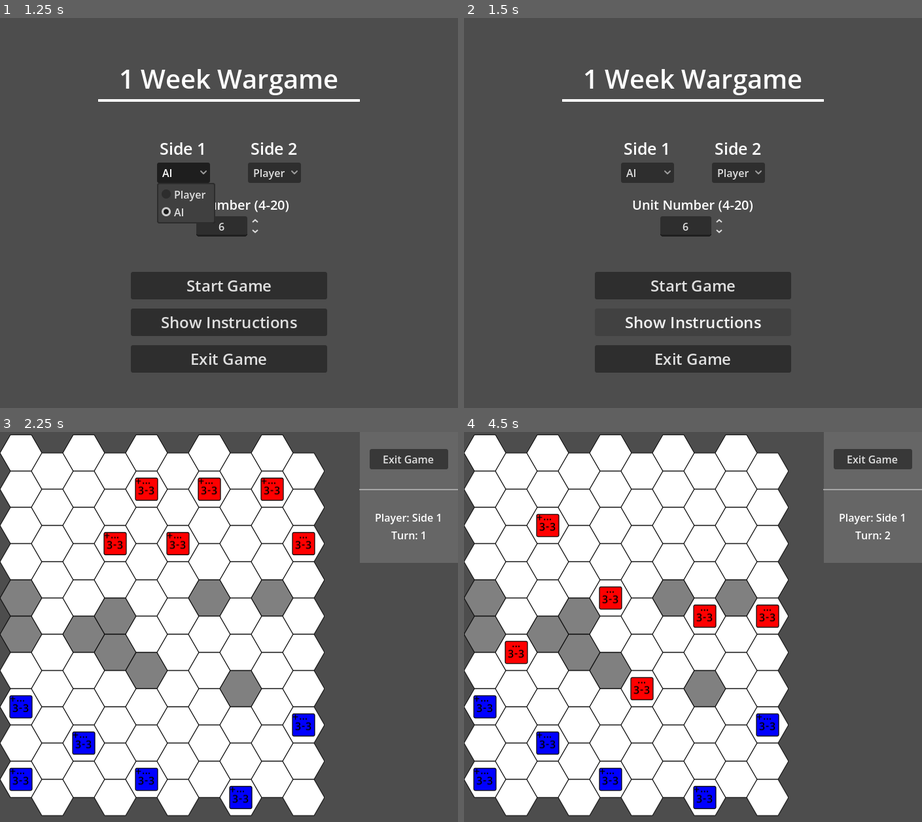
Above: before the commit, frames 1-4 (two rows, left to right).
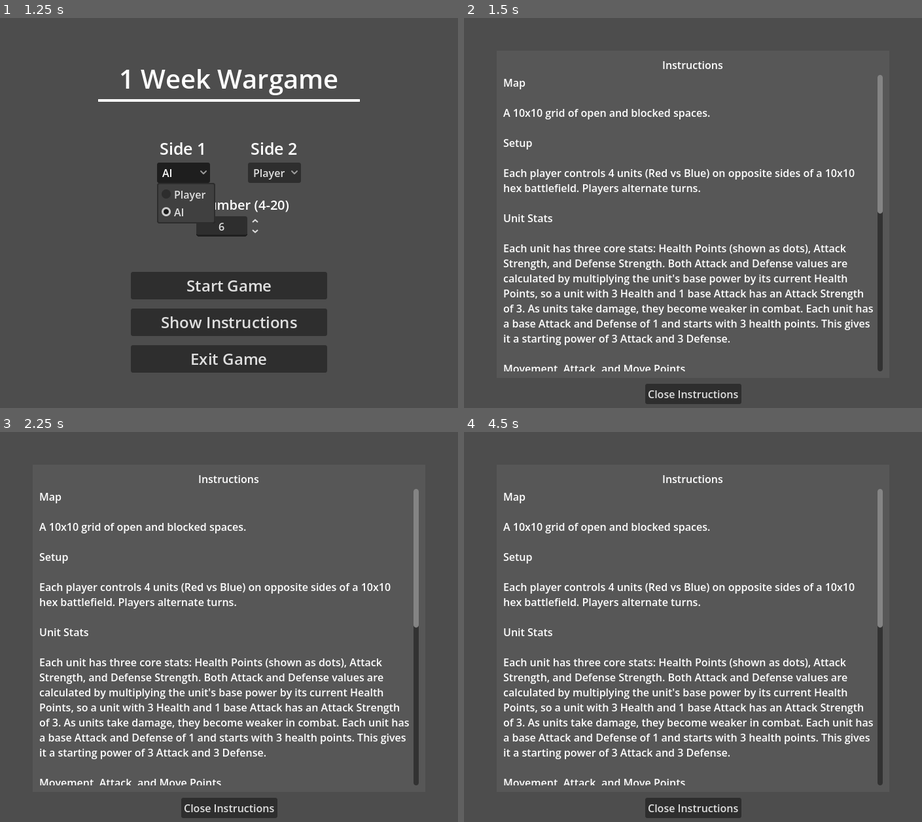
Above: after the commit, the same moments.

Repository: Bly7/1-week-wargame
Game: Godot game, scene res://Menu/StartMenu.tscn
Two runs of this game, one before a commit and one after it. Both use one fixed random seed, a clock stepped at 60 frames per second and the inputs below.
Inputs (mouse positions are in pixels of both pictures, inside the frame that each line leads up to):
- Up to frame 1 (1.25 s): click "AI" at 0.5 s
- Up to frame 2 (1.5 s): click "Show Instructions" at 1.25 s
- Up to frame 3 (2.25 s): click (229, 701) at 2 s, where only the run before the commit has a clickable "Start Game"
- Up to frame 4 (4.5 s): move the mouse to (793, 607) at 2.77 s; click (793, 607) at 2.92 s; click (871, 545) at 3.5 s, where only the run before the commit has a clickable "End Turn"; move the mouse to (601, 646) at 4.27 s; click (601, 646) at 4.42 s

Frame 1 is identical in both runs. In frame 2, 17% of the frame differs, in the area x 8-92%, y 11-99%; in frame 3, 67%; in frame 4, 67%, in the area x 0-100%, y 0-99%.

Commit message:
Add instruction popup to start menu
Introduced an InstructionPopup scene and script to display game instructions from the start menu. Updated StartMenu to handle showing and hiding the popup, and adjusted UI to include the new popup. Also changed the 'Exit Game' button in the end turn UI to 'Back To Menu'.

Diff:
--- /dev/null
+++ b/Menu/InstructionPopup/InstructionPopup.gd
@@ -0,0 +1,20 @@
+extends Control
+
+var just_closed: bool = false
+
+func openInstructions() -> void:
+	self.visible = true
+	just_closed = false
+
+func closeInstructions() -> void:
+	self.visible = false
+	just_closed = true
+
+
+func getJustClosed() -> bool:
+	var output = just_closed
+	just_closed = false
+	return output
+
+func _on_close_button_pressed() -> void:
+	closeInstructions()
--- /dev/null
+++ b/Menu/InstructionPopup/InstructionPopup.tscn
@@ -0,0 +1,96 @@
+[gd_scene format=3 uid="uid://t40d56y85vkm"]
+
+[ext_resource type="Script" uid="uid://752g5vxb3kqo" path="res://Menu/InstructionPopup/InstructionPopup.gd" id="1_cslbv"]
+
+[node name="InstructionPopup" type="Control" unique_id=1067834954]
+layout_mode = 3
+anchors_preset = 15
+anchor_right = 1.0
+anchor_bottom = 1.0
+grow_horizontal = 2
+grow_vertical = 2
+script = ExtResource("1_cslbv")
+
+[node name="MarginContainer" type="MarginContainer" parent="." unique_id=1757984142]
+layout_mode = 1
+anchors_preset = 15
+anchor_right = 1.0
+anchor_bottom = 1.0
+grow_horizontal = 2
+grow_vertical = 2
+theme_override_constants/margin_left = 50
+theme_override_constants/margin_top = 50
+theme_override_constants/margin_right = 50
+theme_override_constants/margin_bottom = 50
+
+[node name="BackgroundColorRect" type="ColorRect" parent="MarginContainer" unique_id=955989969]
+layout_mode = 2
+color = Color(0.3403393, 0.34033933, 0.34033936, 1)
+
+[node name="InstructionsPage1" type="Control" parent="MarginContainer" unique_id=852827205]
+layout_mode = 2
+
+[node name="MarginContainer" type="MarginContainer" parent="MarginContainer/InstructionsPage1" unique_id=280704415]
+layout_mode = 1
+anchors_preset = 15
+anchor_right = 1.0
+anchor_bottom = 1.0
+grow_horizontal = 2
+grow_vertical = 2
+theme_override_constants/margin_left = 10
+theme_override_constants/margin_top = 10
+theme_override_constants/margin_right = 10
+theme_override_constants/margin_bottom = 10
+
+[node name="VBoxContainer" type="VBoxContainer" parent="MarginContainer/InstructionsPage1/MarginContainer" unique_id=50949316]
+layout_mode = 2
+
+[node name="Label" type="Label" parent="MarginContainer/InstructionsPage1/MarginContainer/VBoxContainer" unique_id=233918565]
+layout_mode = 2
+text = "Instructions"
+horizontal_alignment = 1
+vertical_alignment = 1
+
+[node name="RichTextLabel" type="RichTextLabel" parent="MarginContainer/InstructionsPage1/MarginContainer/VBoxContainer" unique_id=728045367]
+layout_mode = 2
+size_flags_vertical = 3
+text = "Map
+
+A 10x10 grid of open and blocked spaces.
+
+Setup
+
+Each player controls 4 units (Red vs Blue) on opposite sides of a 10x10 hex battlefield. Players alternate turns.
+
+Unit Stats
+
+Each unit has three core stats: Health Points (shown as dots), Attack Strength, and Defense Strength. Both Attack and Defense values are calculated by multiplying the unit's base power by its current Health Points, so a unit with 3 Health and 1 base Attack has an Attack Strength of 3. As units take damage, they become weaker in combat. Each unit has a base Attack and Defense of 1 and starts with 3 health points. This gives it a starting power of 3 Attack and 3 Defense.
+
+Movement, Attack, and Move Points
+
+Every unit starts each turn with 2 Move Points. Each point allows it to move 1 hex. A unit cannot move onto a blocked space. If a unit has any Move Points remaining, it can attack, allowing a unit to move 1 space and then attack. However, attacking consumes all remaining Move Points, preventing further movement.
+
+Combat Resolution
+
+Combat occurs between adjacent units. When you attack, both attacker and defender roll a six-sided die and add their respective Strength values. If the attack roll beats the defense roll, the target loses 1 Health Point. If the attack fails, nothing happens, unless the defender hasn't moved yet, in which case it immediately counterattacks using the same combat rules. Units that haven't moved this turn gain a +1 Defense bonus. When a unit's Health reaches zero, it's destroyed. If the attacker destroys a defender, the attacking unit advances into the now-empty hex.
+
+Victory
+
+Eliminate all enemy units to win the battle. Positioning and timing are critical, protect injured units, use unmoved units to defend key positions, and strike when the odds favor you."
+
+[node name="CloseButton" type="Button" parent="." unique_id=1218548532]
+layout_mode = 1
+anchors_preset = 7
+anchor_left = 0.5
+anchor_top = 1.0
+anchor_right = 0.5
+anchor_bottom = 1.0
+offset_left = -57.0
+offset_top = -41.0
+offset_right = 57.0
+offset_bottom = -10.0
+grow_horizontal = 2
+grow_vertical = 0
+text = "Close Instructions"
+
+[connection signal="pressed" from="CloseButton" to="." method="_on_close_button_pressed"]
--- a/Menu/StartMenu.gd
+++ b/Menu/StartMenu.gd
@@ -1,10 +1,17 @@
 extends Control
 
+@onready var start_menu_control = $StartMenuControl
+@onready var instruction_popup = $InstructionPopup
 
 func _ready():
 	GlobalSettings.resetSettings()
 	pass # Replace with function body.
 
+
+func _process(delta: float) -> void:
+	# Check if instruction popup was just closed
+	if instruction_popup.getJustClosed():
+		start_menu_control.visible = true
 
 # Changes scene to main game scene
 func startGame():
@@ -20,7 +27,8 @@
 	get_tree().quit()
 
 func _on_instructions_button_pressed() -> void:
-	pass # Replace with function body.
+	start_menu_control.visible = false
+	instruction_popup.openInstructions()
 
 func _on_start_game_button_pressed() -> void:
 	startGame()
--- a/Menu/StartMenu.tscn
+++ b/Menu/StartMenu.tscn
@@ -1,6 +1,7 @@
-[gd_scene load_steps=4 format=3 uid="uid://y7m4kx40o418"]
+[gd_scene load_steps=5 format=3 uid="uid://y7m4kx40o418"]
 
 [ext_resource type="Script" uid="uid://cx3t41360skc5" path="res://Menu/StartMenu.gd" id="1_8pdbv"]
+[ext_resource type="PackedScene" uid="uid://t40d56y85vkm" path="res://Menu/InstructionPopup/InstructionPopup.tscn" id="2_qn8y5"]
 
 [sub_resource type="StyleBoxLine" id="StyleBoxLine_8pdbv"]
 color = Color(1, 1, 1, 1)
@@ -162,6 +163,10 @@
 theme_override_font_sizes/font_size = 24
 text = "Exit Game"
 
+[node name="InstructionPopup" parent="." instance=ExtResource("2_qn8y5")]
+visible = false
+layout_mode = 1
+
 [connection signal="item_selected" from="StartMenuControl/MarginContainer/VBoxContainer/MarginContainer/HBoxContainer/VBoxContainer/Side1AIButton" to="." method="_on_side_1ai_button_item_selected"]
 [connection signal="item_selected" from="StartMenuControl/MarginContainer/VBoxContainer/MarginContainer/HBoxContainer/VBoxContainer2/Side2AIButton" to="." method="_on_side_2ai_button_item_selected"]
 [connection signal="value_changed" from="StartMenuControl/MarginContainer/VBoxContainer/MarginContainer5/VBoxContainer/MarginContainer/UnitNumberSpinBox" to="." method="_on_unit_number_spin_box_value_changed"]
--- a/UI/uiEndTurn/uiEndTurn.tscn
+++ b/UI/uiEndTurn/uiEndTurn.tscn
@@ -38,7 +38,7 @@
 
 [node name="ExitGameButton" type="Button" parent="VBoxContainer/MarginContainer"]
 layout_mode = 2
-text = "Exit Game"
+text = "Back To Menu"
 
 [node name="HSeparator" type="HSeparator" parent="VBoxContainer"]
 layout_mode = 2
--- a/main.tscn
+++ b/main.tscn
@@ -9,21 +9,20 @@
 [ext_resource type="PackedScene" uid="uid://dxxt0y80fcyoi" path="res://UI/uiGameOver/uiGameOver.tscn" id="6_7mycd"]
 [ext_resource type="PackedScene" uid="uid://drwo2kw0u58i0" path="res://UI/uiMovePath/uiMovePath.tscn" id="8_5vw27"]
 
-[node name="Main" type="Node2D"]
+[node name="Main" type="Node2D" unique_id=938094132]
 script = ExtResource("1_0xm2m")
 unit_scene = ExtResource("3_h2yge")
-units_per_side = 6
 
-[node name="Map" parent="." instance=ExtResource("1_ig7tw")]
+[node name="Map" parent="." unique_id=304622505 instance=ExtResource("1_ig7tw")]
 
-[node name="AI" parent="." instance=ExtResource("4_272bh")]
+[node name="AI" parent="." unique_id=1207651867 instance=ExtResource("4_272bh")]
 time_per_move = 0.15
 
-[node name="CanvasLayer" type="CanvasLayer" parent="."]
+[node name="CanvasLayer" type="CanvasLayer" parent="." unique_id=1406286031]
 
-[node name="UiMovePath" parent="CanvasLayer" instance=ExtResource("8_5vw27")]
+[node name="UiMovePath" parent="CanvasLayer" unique_id=1805308110 instance=ExtResource("8_5vw27")]
 
-[node name="UiEndTurn" parent="CanvasLayer" instance=ExtResource("5_lquwl")]
+[node name="UiEndTurn" parent="CanvasLayer" unique_id=1304398590 instance=ExtResource("5_lquwl")]
 anchors_preset = 1
 anchor_left = 1.0
 anchor_right = 1.0
@@ -31,7 +30,7 @@
 offset_right = 0.0
 grow_horizontal = 0
 
-[node name="UiUnitInfo" parent="CanvasLayer" instance=ExtResource("4_1bvp3")]
+[node name="UiUnitInfo" parent="CanvasLayer" unique_id=1597171202 instance=ExtResource("4_1bvp3")]
 anchors_preset = 3
 anchor_left = 1.0
 anchor_top = 1.0
@@ -44,7 +43,7 @@
 grow_horizontal = 0
 grow_vertical = 0
 
-[node name="UiGameOver" parent="CanvasLayer" instance=ExtResource("6_7mycd")]
+[node name="UiGameOver" parent="CanvasLayer" unique_id=1571320850 instance=ExtResource("6_7mycd")]
 anchors_preset = 8
 anchor_left = 0.5
 anchor_top = 0.5
--- a/project.godot
+++ b/project.godot
@@ -8,11 +8,15 @@
 
 config_version=5
 
+[animation]
+
+compatibility/default_parent_skeleton_in_mesh_instance_3d=true
+
 [application]
 
 config/name="1 Week Wargame"
 run/main_scene="uid://y7m4kx40o418"
-config/features=PackedStringArray("4.5", "GL Compatibility")
+config/features=PackedStringArray("4.6", "GL Compatibility")
 config/icon="res://icon.svg"
 
 [autoload]
Not shown, added: Menu/InstructionPopup/InstructionPopup.gd.uid
Not shown: 1 places in main.tscn that only renumber resources
